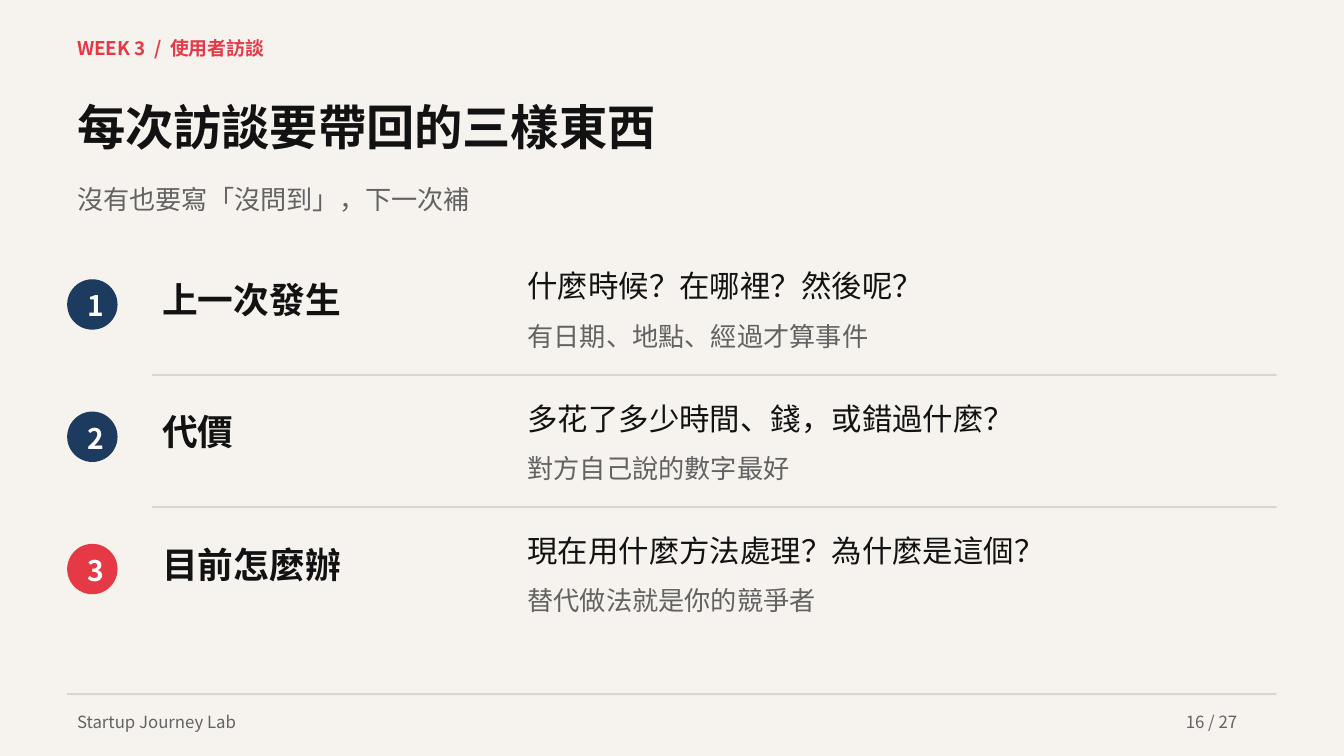
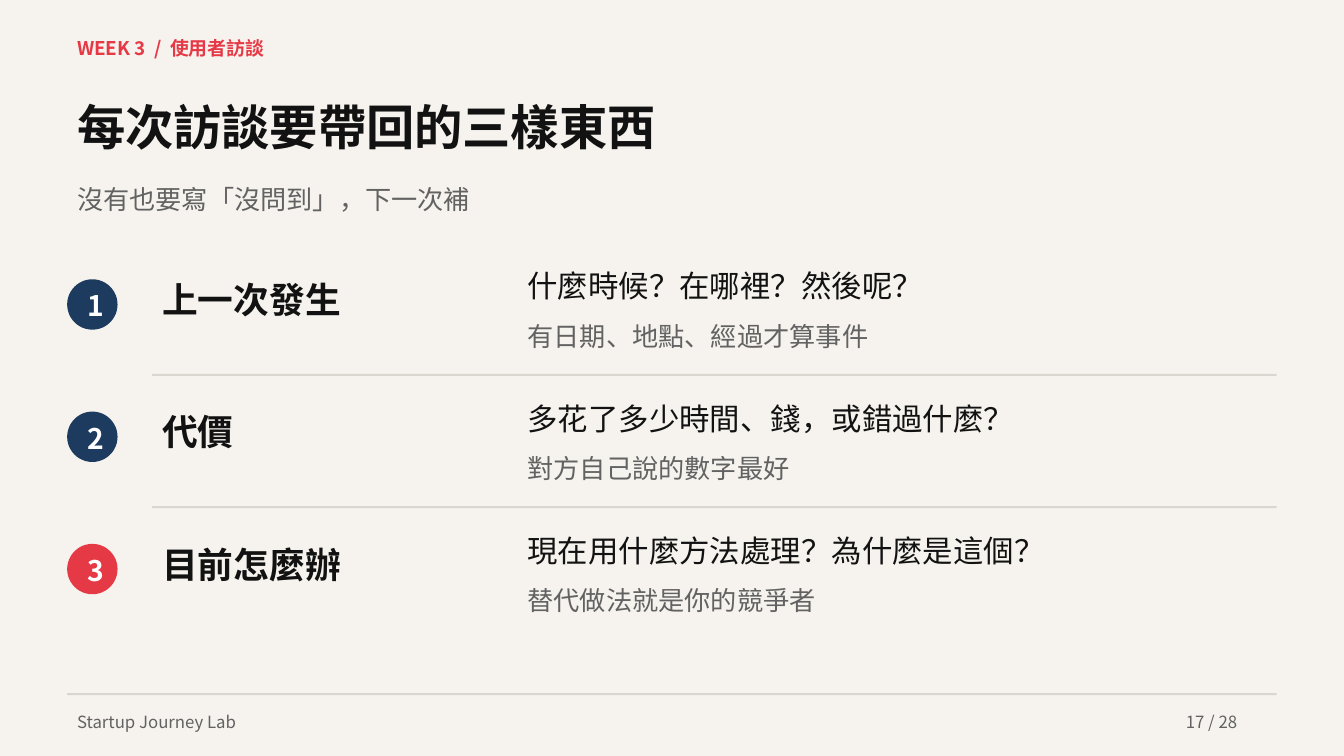
Before and after one commit to hpyuan1220/startup-journey-lab-app, a slide deck: slide 17 of materials/Week3_教學簡報.pptx (slide 16 before the commit). Drawn at 1344x756 pixels with LibreOffice and Linux fonts; fonts in the diff are those of the drawing. Boxes give left, top, right and bottom in pixels: in the first picture for what was removed or moved away, otherwise in the second. Text is boxed around its words. In the diff, an @@ line names an element or a change of style, - is before the commit and + after.

```diff
--- a/materials/Week3_教學簡報.pptx
+++ b/materials/Week3_教學簡報.pptx
@@ text at <box>1186,715,1238,728</box>: text changed @@
-16 / 27
+17 / 28
```
Also in this commit, not shown: 26 other slides changed, 1 slide added, 4 other files.
